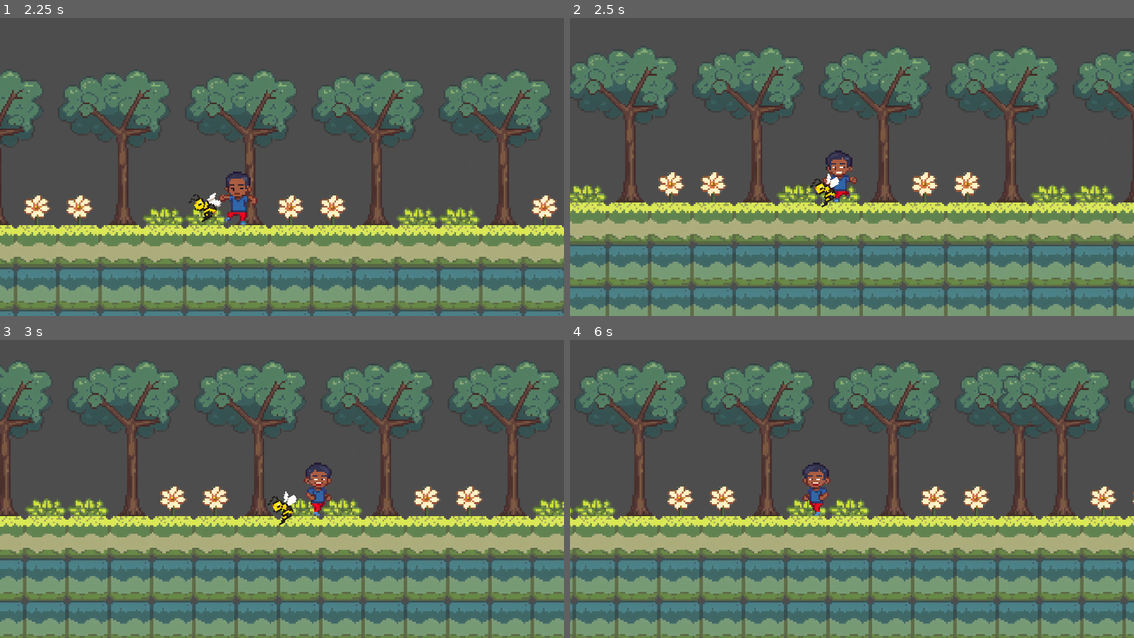
Above: before the commit, frames 1-4 (two rows, left to right).
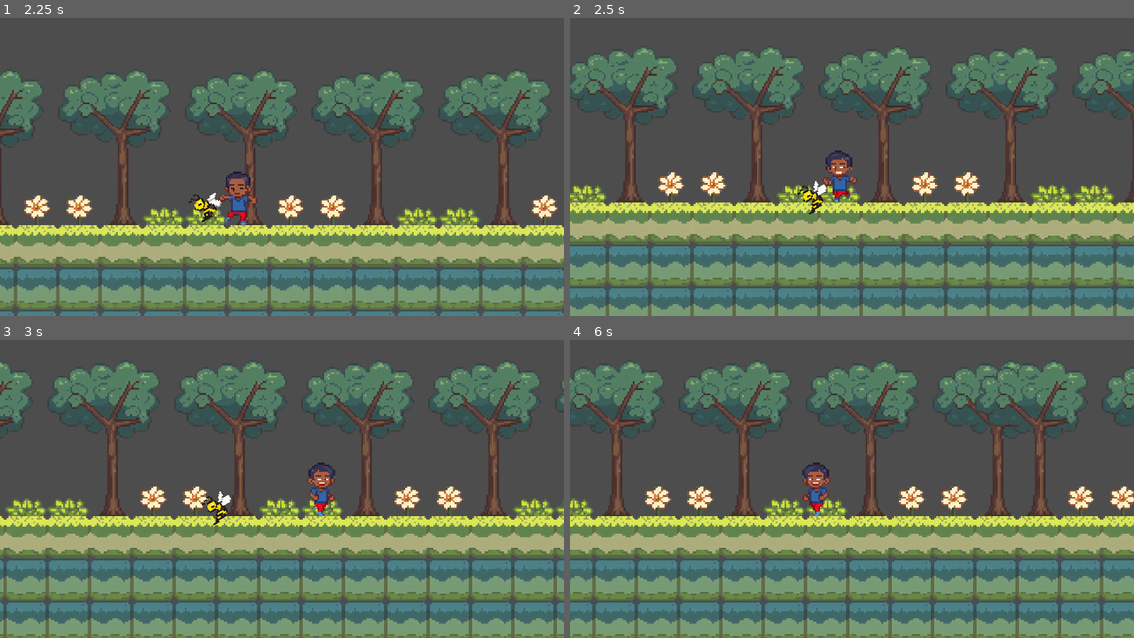
Above: after the commit, the same moments.

Repository: codenergy-dev/maricagamesjam2025_codenergy
Game: Godot game, scene res://scenes/game.tscn
The game is run twice, just before and just after one commit, with the same random seed, the same clock (stepped at 60 frames per second) and the same inputs. The engine's default icon, where the game draws it, is replaced by a stand-in: a white triangle on a blue panel in a dark square.
Inputs:
- Up to frame 1 (2.25 s): tap Enter (ui_accept) at 0.5, 0.77, 1.52 s; hold Right (ui_right) 0.53-2.03 s; hold Left (ui_left) from 2.03 s (still down)
- Up to frame 2 (2.5 s): keep holding Left (ui_left)
- Up to frame 3 (3 s): release Left (ui_left) at 2.78 s; hold Right (ui_right) from 2.78 s (still down)
- Up to frame 4 (6 s): tap Enter (ui_accept) at 3.02, 3.77, 4.52 s; release Right (ui_right) at 4.28 s; hold Left (ui_left) 4.28-5.03 s; hold Right (ui_right) 5.03-5.78 s; hold Left (ui_left) from 5.78 s (still down)

Frame 1 is identical in both runs. In frame 2, 0.4% of the frame differs, in the area x 40-48%, y 52-66%; in frame 3, 28%; in frame 4, 28%, in the area x 0-100%, y 7-100%.

Commit message:
Increase tackle force_multiplier

Diff:
--- a/godot/scripts/tackle.gd
+++ b/godot/scripts/tackle.gd
@@ -4,7 +4,7 @@
 @export var target_group: String = "player"
 
 # Multiplier for the launch force.
-@export var force_multiplier: float = 1000.0
+@export var force_multiplier: float = 2000.0
 
 # NEW: Offset de rotação em radianos. Ajuste este valor!
 # Use PI (para 180 graus), PI/2 (para 90 graus), -PI/2 (para -90 graus), etc.
